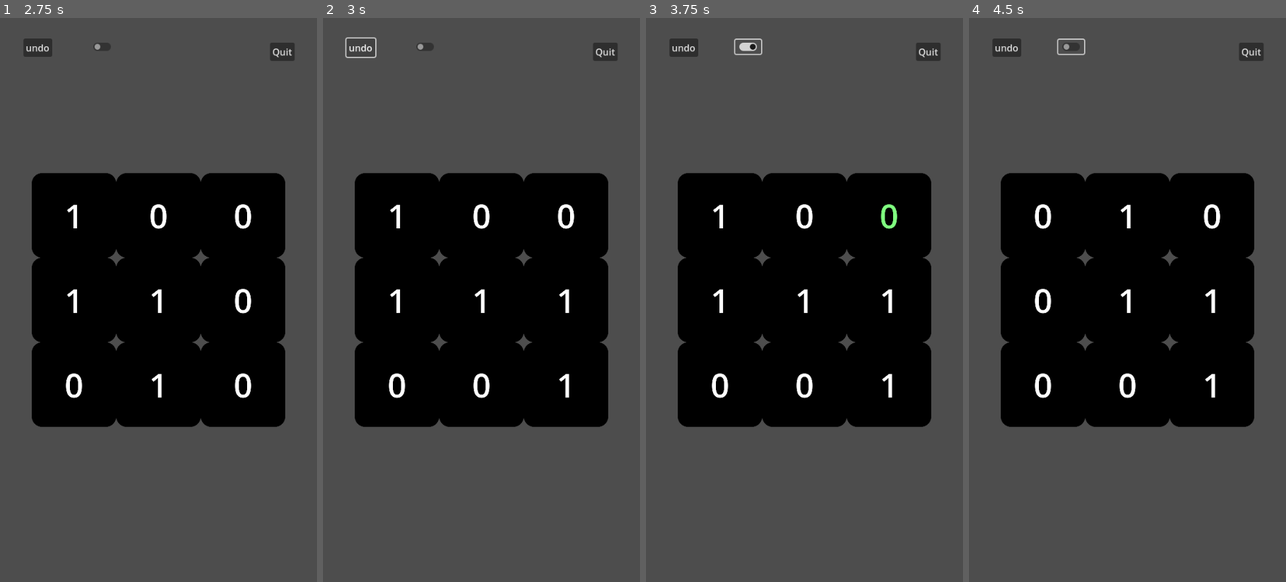
Above: before the commit, frames 1-4 (left to right).
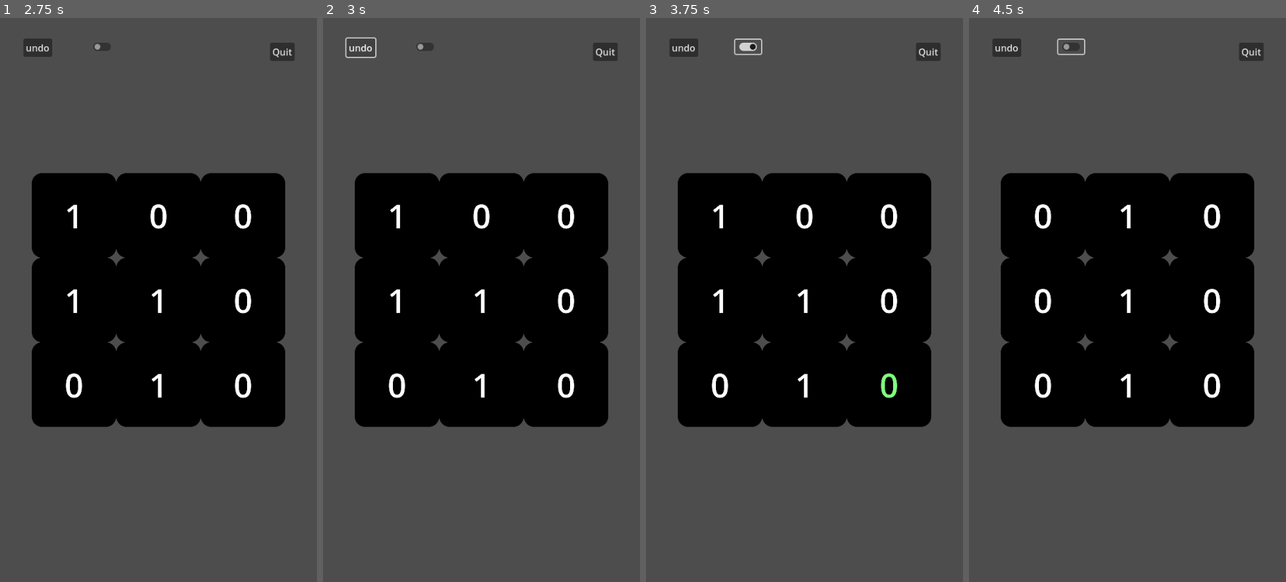
Above: after the commit, the same moments.

Repository: SytonK/off-bit
Game: Godot game, scene res://scenes/UI/menus/main menu/main_menu.tscn
Two runs of this game, one before a commit and one after it. Both use one fixed random seed, a clock stepped at 60 frames per second and the inputs below.
Inputs (mouse positions are in pixels of both pictures, inside the frame that each line leads up to):
- Up to frame 1 (2.75 s): click "Base mode" at 0.5 s; click "Toturial" at 1.25 s; click "3x3" at 2 s
- Up to frame 2 (3 s): click "undo" at 2.75 s
- Up to frame 3 (3.75 s): click (747, 46) at 3.5 s
- Up to frame 4 (4.5 s): tap Enter at 4.25 s; drag from (1041, 215) to (1041, 384) at 4.27 s

Frame 1 is identical in both runs. In frame 2, 0.5% of the frame differs, in the area x 47-80%, y 47-68%; in frame 3, 0.6%, in the area x 47-80%, y 33-68%; in frame 4, 0.5%.

Commit message:
bug/fix undo for only after the pattern is set

Diff:
--- a/scripts/grid/grid.gd
+++ b/scripts/grid/grid.gd
@@ -64,7 +64,7 @@
 		for y in height:
 			var rand_amount_of_presses: int = randi_range(0, modulo -1)
 			for i in rand_amount_of_presses:
-				_on_cell_pressed(Vector2i(x,y))
+				cycle_cells(Vector2i(x,y))
 	if num_of_on_bits == 0:
 		generate_pattern()
 
